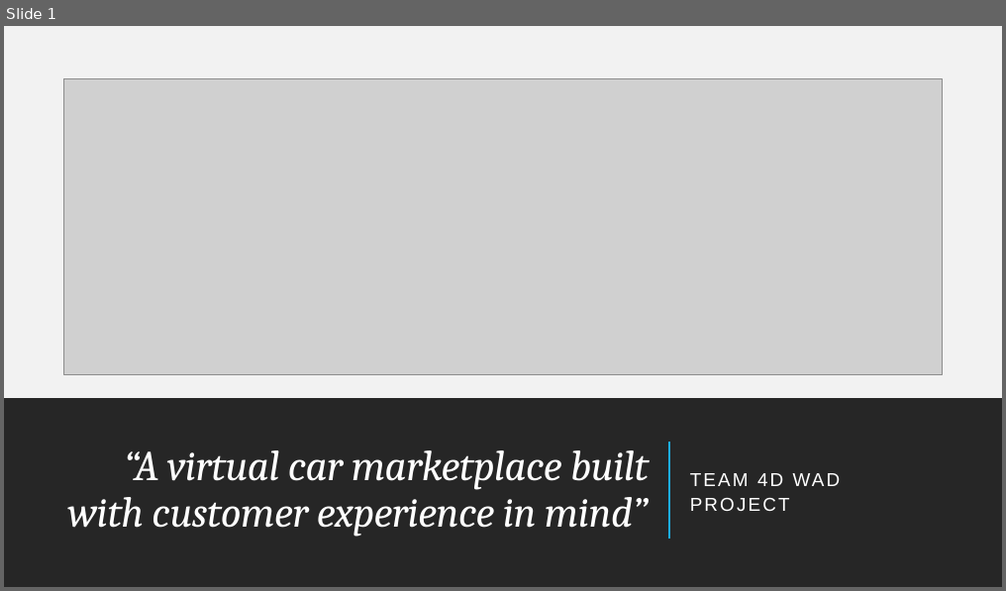
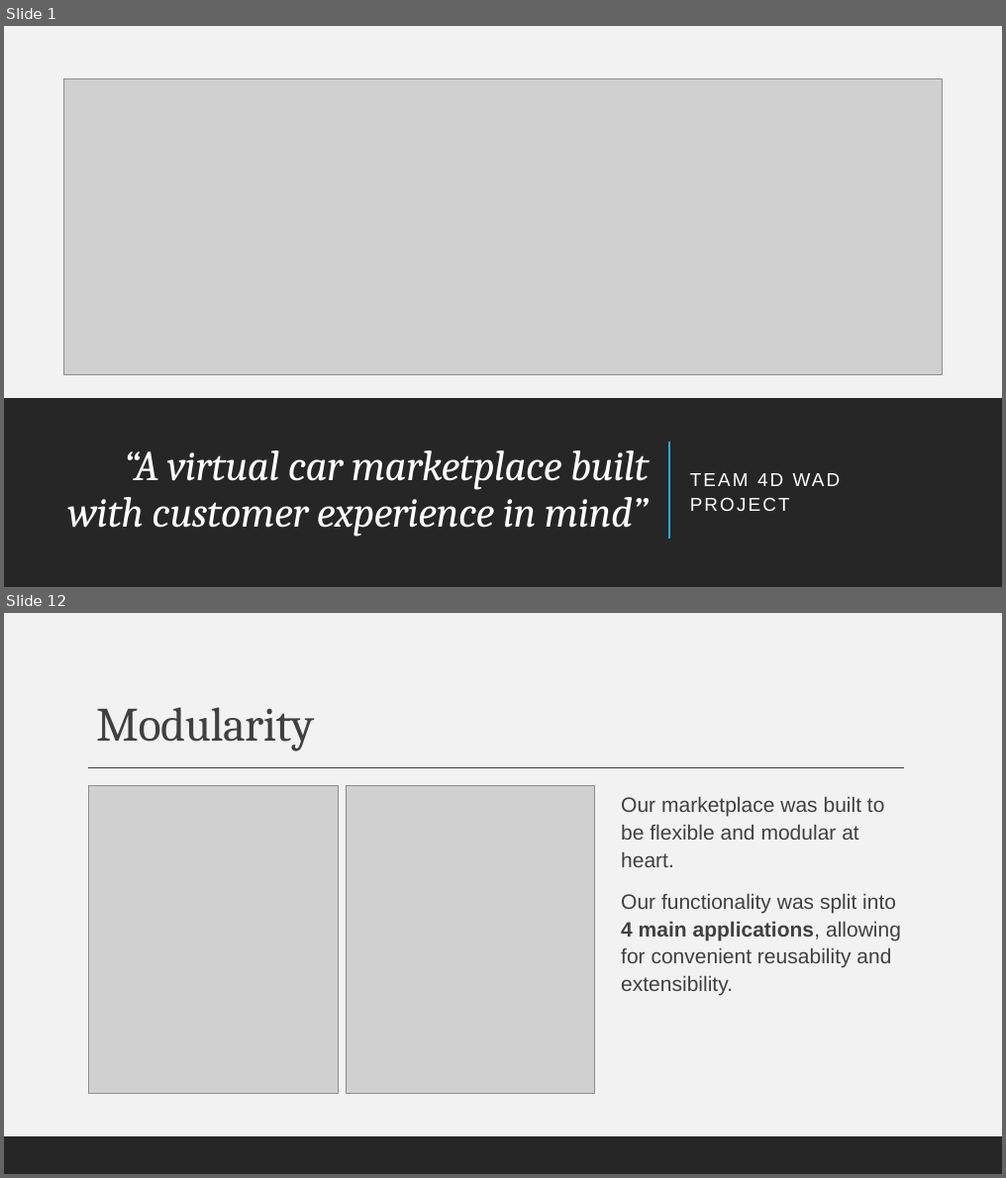
Before and after one commit to AndreiGhita2002/WAD_Car_Market, a slide deck: Presentation.pptx. Shown one above the other, each under a label of ours: slide 1 before the commit, slides 1 and 12 after it; the slides between them are not shown. The pictures are 1006x591 and 1006x1178 pixels, drawn with LibreOffice and Linux fonts; fonts in the diff are those of the drawing; grey boxes stand for pictures. Boxes give left, top, right and bottom in pixels: in the first picture for what was removed or moved away, otherwise in the second. Text is boxed around its words. In the diff, an @@ line names an element or a change of style, - is before the commit and + after.

```diff
--- a/Presentation.pptx
+++ b/Presentation.pptx
@@ slide 12 added at box(4, 613, 1002, 1174), background #F2F2F2 @@
@@ rectangle added at box(4, 613, 1002, 1174), fill #F2F2F2 @@
@@ title added at box(96, 707, 314, 752), 46 pt, text #404040 @@
+Modularity
@@ line added from (88, 768) to (905, 768), #404040 1 pt @@
@@ picture added at box(88, 786, 338, 1093) @@
@@ picture added at box(346, 786, 595, 1093) @@
@@ text added at box(621, 796, 901, 996), 20 pt, text #404040 @@
+Our marketplace was built to be flexible and modular at heart.
+Our functionality was split into 4 main applications, allowing for convenient reusability and extensibility.
@@ rectangle added at box(4, 1137, 1002, 1174), fill #262626 @@
```
Also in this commit, not shown: 5 slides changed, 7 other slides added, 3 other files.
